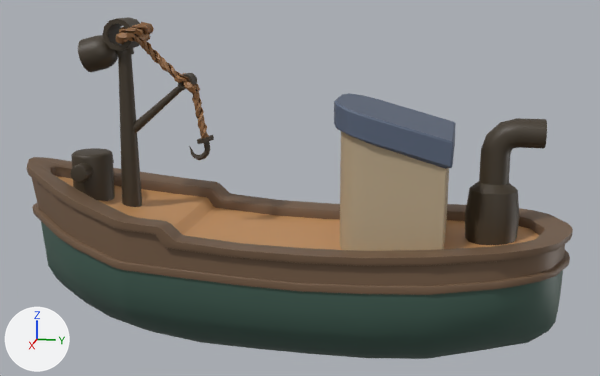
The FBX model Assets/Art/Models/Boats/EnemyBoats/FishingBoat.fbx as it was, and as the next commit left it.
Rendered twice from a 50 mm camera at (4.56, 0.98, 2.09) aimed at (-0.02, 0.07, 0.95). Every picture has the same lights, and +X, +Y and +Z are marked at lower left. Where no turn or scale is listed for an object, it has been applied to the vertices.
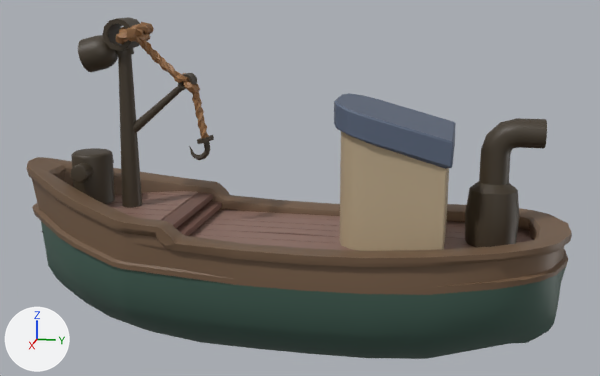
Commit message: Fishing Boat Fixed

Where the newer file only moved an object's origin or applied its transform, the numbers keep the older frame.

Location of each change, [x1, y1, x2, y2] in pixels of the pictures (600 x 376 px):
'Cube', reshaped: before [27, 157, 573, 359]; after [27, 157, 572, 359]
'OAPCDM', deleted (brown): before [56, 176, 539, 250]
'FloorLower', added (brown): after [189, 209, 532, 251]
'FloorLower.001', added (brown): after [106, 191, 198, 220]
'Stair.025', added (brown): after [162, 193, 222, 236]
part 1 of me_cube_003, cut back: before [28, 157, 573, 358]; after [28, 157, 571, 315]
part 2 of me_cube_003, surface changed: [28, 172, 515, 279] in both

Diff of the bpy script that builds the scene:
```diff
--- a/Assets/Art/Models/Boats/EnemyBoats/FishingBoat.fbx.py
+++ b/Assets/Art/Models/Boats/EnemyBoats/FishingBoat.fbx.py
@@ img_boatcolorpalette_png @@
+img_boatcolorpalette_png = load_image('BoatColorPalette.png', '../../../Textures/BoatColorPalette.png', 32, 32, 'sRGB')
@@ mat_material_001 @@
+mat_material_001 = principled_material('Material.001')
+mat_material_001.texture = img_boatcolorpalette_png
@@ mat_material_002 @@
+mat_material_002 = principled_material('Material.002')
+mat_material_002.texture = img_boatcolorpalette_png
@@ mat_material_004 @@
+mat_material_004 = principled_material('Material.004')
+mat_material_004.texture = img_boatcolorpalette_png
@@ me_cube_003 @@
 # used by ob_cube; location = (0.0, 0.0, 0.0)
-me_cube_003.from_pydata(...)  # 1004 vertices, 969 faces; spans x -0.53..0.53, y -1.61..1.58, z -0.05..1.06
+me_cube_003.from_pydata(...)  # 689 vertices, 702 faces; spans x -0.53..0.53, y -1.6..1.57, z -0.01..1.05
+# me_cube_003 part 1: 26 vertices moved from x -0.53..0.53, y -1.6..1.56, z 0.52..1.01 to x -0.53..0.53, y -1.6..1.56, z 0.36..1.01; 394 vertices removed from x -0.53..0.53, y -1.61..1.58, z -0.05..1.06; 79 vertices added at x -0.53..0.53, y -1.6..1.57, z -0.01..1.05
+# me_cube_003 part 2: 89 kept faces spanning x 0.08..0.53, y -1.58..1.4, z 0.37..1.04 get new texture (UV) coordinates
 me_cube_003.materials.append(mat_boattexture)
@@ me_plane_001_1 @@
+me_plane_001_1.from_pydata(...)  # 60 vertices, 34 faces; spans x -0.357..0.441, y -0.605..0.219, z -0.021..0.02
+me_plane_001_1.materials.append(mat_material_001)  # picture img_boatcolorpalette_png
@@ me_plane_042 @@
+me_plane_042.from_pydata(...)  # 66 vertices, 34 faces; spans x -0.44..0.36, y -0.22..1.85, z -0.02..0.02
+me_plane_042.materials.append(mat_material_002)  # picture img_boatcolorpalette_png
@@ me_plane_038 @@
+me_plane_038.from_pydata(...)  # 18 vertices, 12 faces; spans x -0.414..0.514, y -0.187..0.118, z -0.062..0.25
+me_plane_038.materials.append(mat_material_004)  # picture img_boatcolorpalette_png
@@ ob_oapcdm @@
-ob_oapcdm = bpy.data.objects.new('OAPCDM', me_cube_004)
-ob_oapcdm.location = (0.0, 0.0, 0.0)
@@ ob_floorlower_001 @@
+ob_floorlower_001 = bpy.data.objects.new('FloorLower.001', me_plane_001_1)
+ob_floorlower_001.location = (-0.032, -0.89, 0.778)
@@ ob_floorlower @@
+ob_floorlower = bpy.data.objects.new('FloorLower', me_plane_042)
+ob_floorlower.location = (0.037, -0.393, 0.669)
@@ ob_stair_025 @@
+ob_stair_025 = bpy.data.objects.new('Stair.025', me_plane_038)
+ob_stair_025.location = (-0.032, -0.634, 0.765)
```
